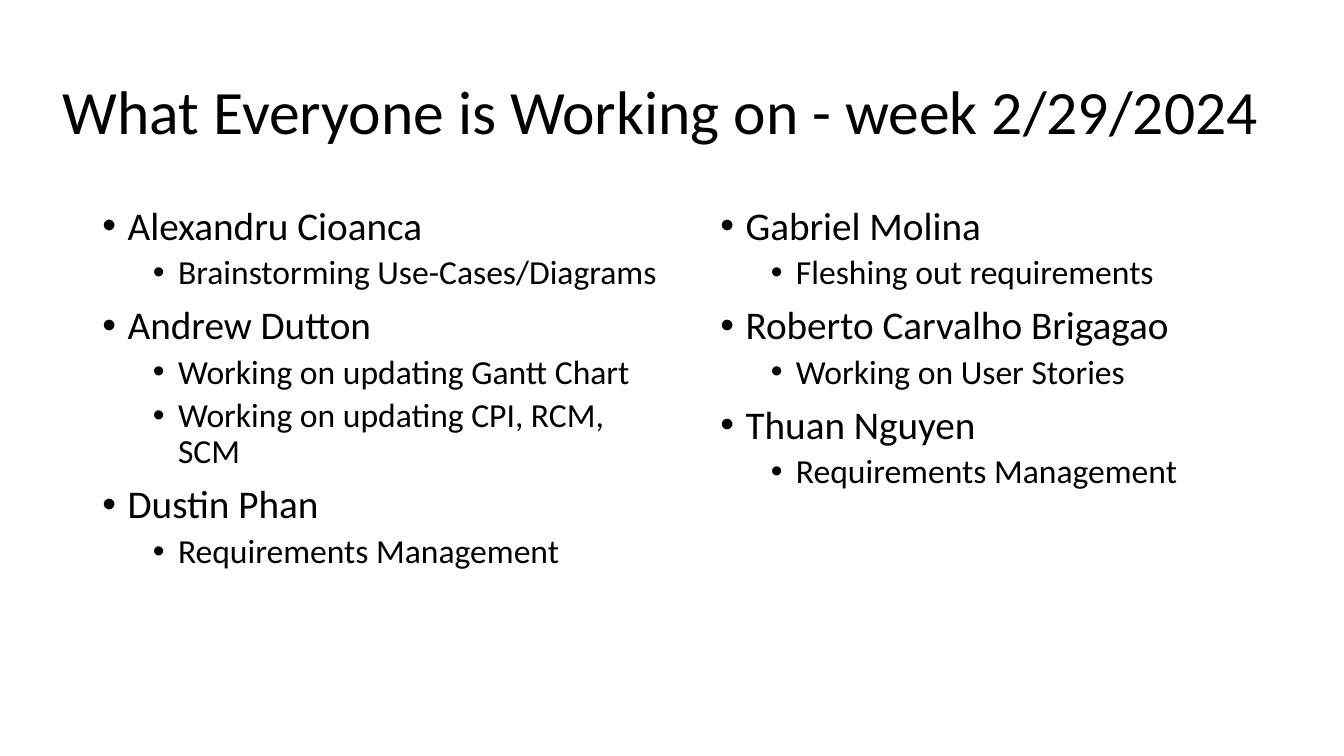
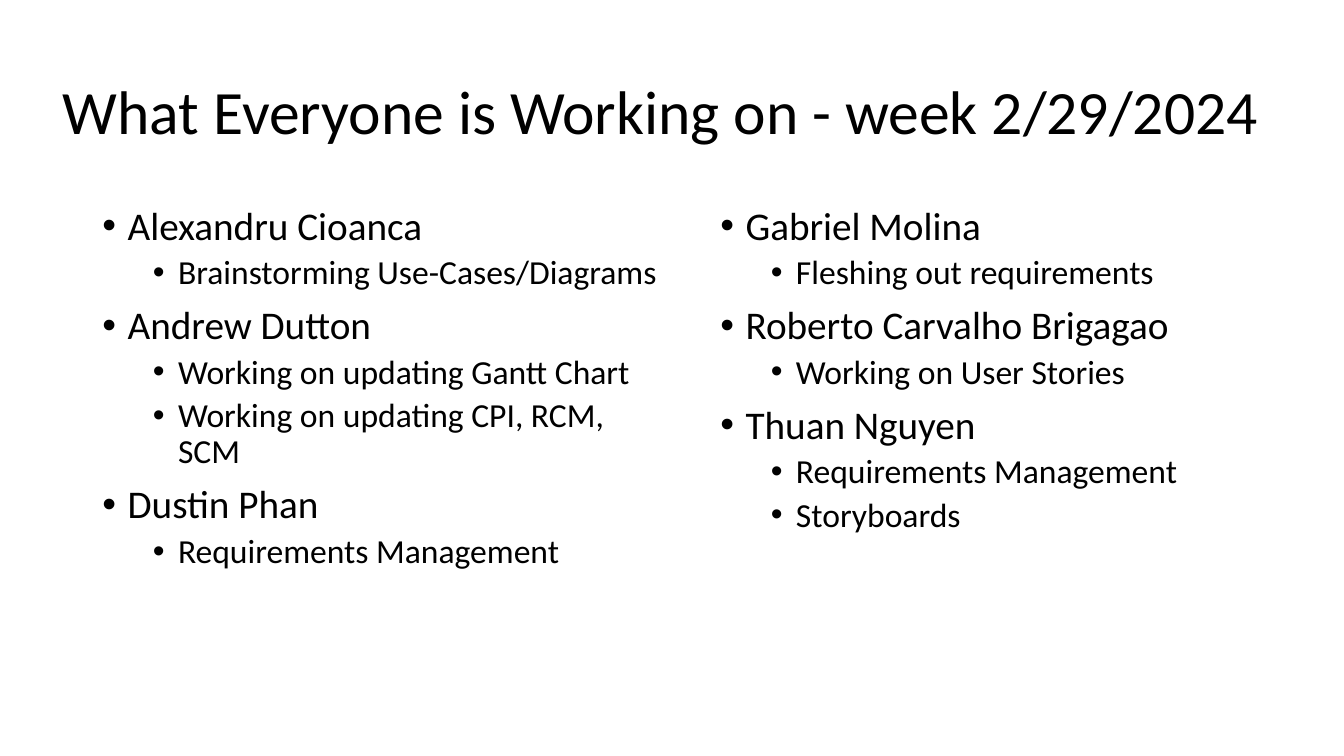
Before and after one commit to DustinPhan/491_SharkToothSoftware, a slide deck: slide 6 of Archive/Status Reports/SharkToothSoftware Status Report 02-29-2024.pptx. Drawn at 1344x756 pixels with LibreOffice and Linux fonts; fonts in the diff are those of the drawing. Boxes give left, top, right and bottom in pixels: in the first picture for what was removed or moved away, otherwise in the second. Text is boxed around its words. In the diff, an @@ line names an element or a change of style, - is before the commit and + after.

```diff
--- a/Archive/Status Reports/SharkToothSoftware Status Report 02-29-2024.pptx
+++ b/Archive/Status Reports/SharkToothSoftware Status Report 02-29-2024.pptx
@@ text at box(796, 503, 961, 533): paragraph added @@
+  • Storyboards
```
Also in this commit, not shown: 2 other slides changed.
